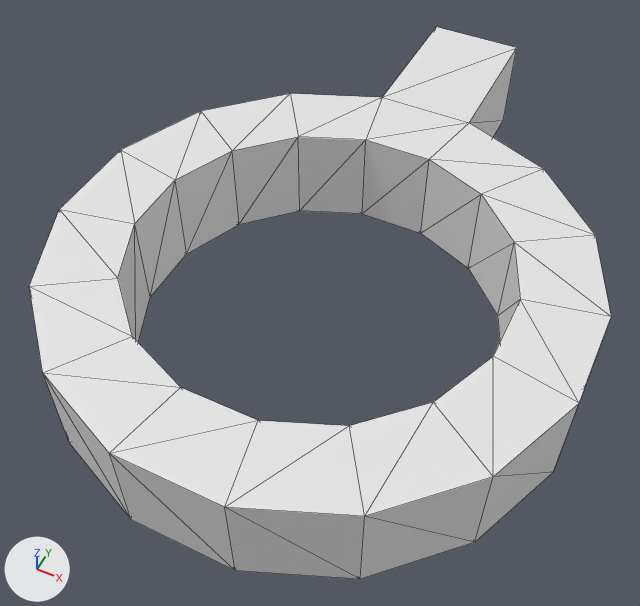
What one commit did to the glTF model player/player.glb.
Before and after are seen from a 50 mm lens placed at (0.245, -0.49, 1.106), pointed at (-0.012, 0.025, 0.463). The lights are fixed; the arrows at lower left show +X, +Y and +Z. Mesh edges are drawn as thin lines. Vertices at the same position are counted once.

The first picture shows 'Player'.
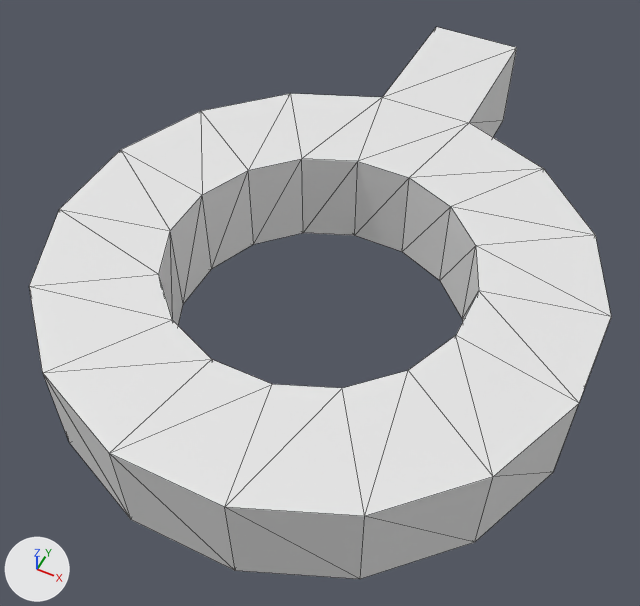
The newer file is also turned or shifted as a whole; pictures and numbers use the older file's frame.

Diff of the bpy script that builds the scene:
```diff
--- a/player/player.glb.py
+++ b/player/player.glb.py
@@ me_cylinder_001 @@
 me_cylinder_001.from_pydata(...)  # 68 vertices, 136 faces; spans x -0.245..0.245, y -0.245..0.4, z 0.45..0.55
 # used by ob_player; location = (0.0, 0.0, 0.0)
+# me_cylinder_001 part 1: all 32 vertices in x -0.172..0.172, y -0.172..0.172, z 0.45..0.55 are scaled about their middle by (0.8, 0.8, 1)
```

Where the change shows, as pixel boxes (x1, y1, x2, y2) in the pictures (640 x 606 px; the box of a moved part takes in the faces that stretch with it):
part 1 of me_cylinder_001, moved or reshaped: (29, 93, 611, 516) in both
